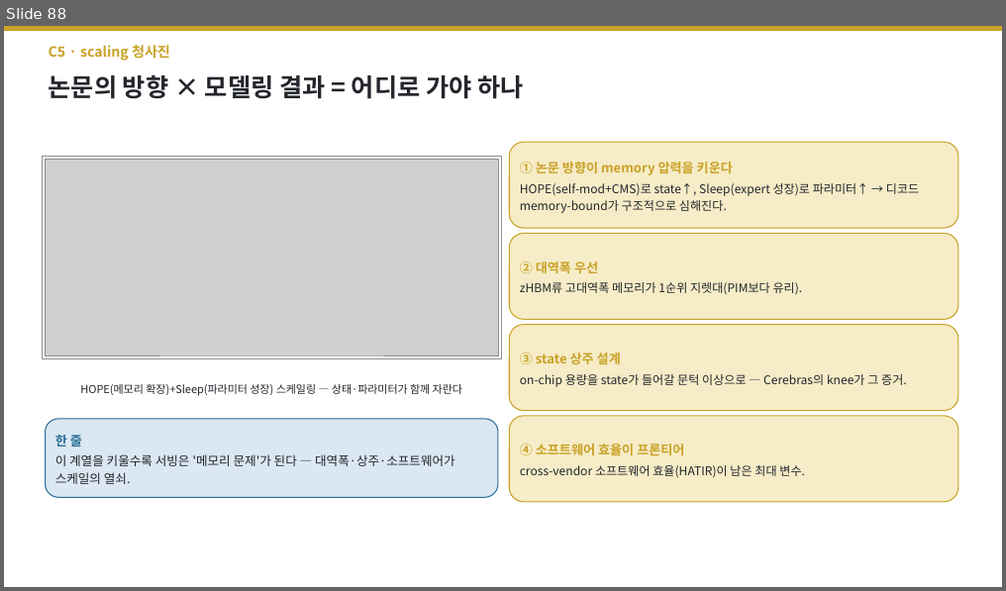
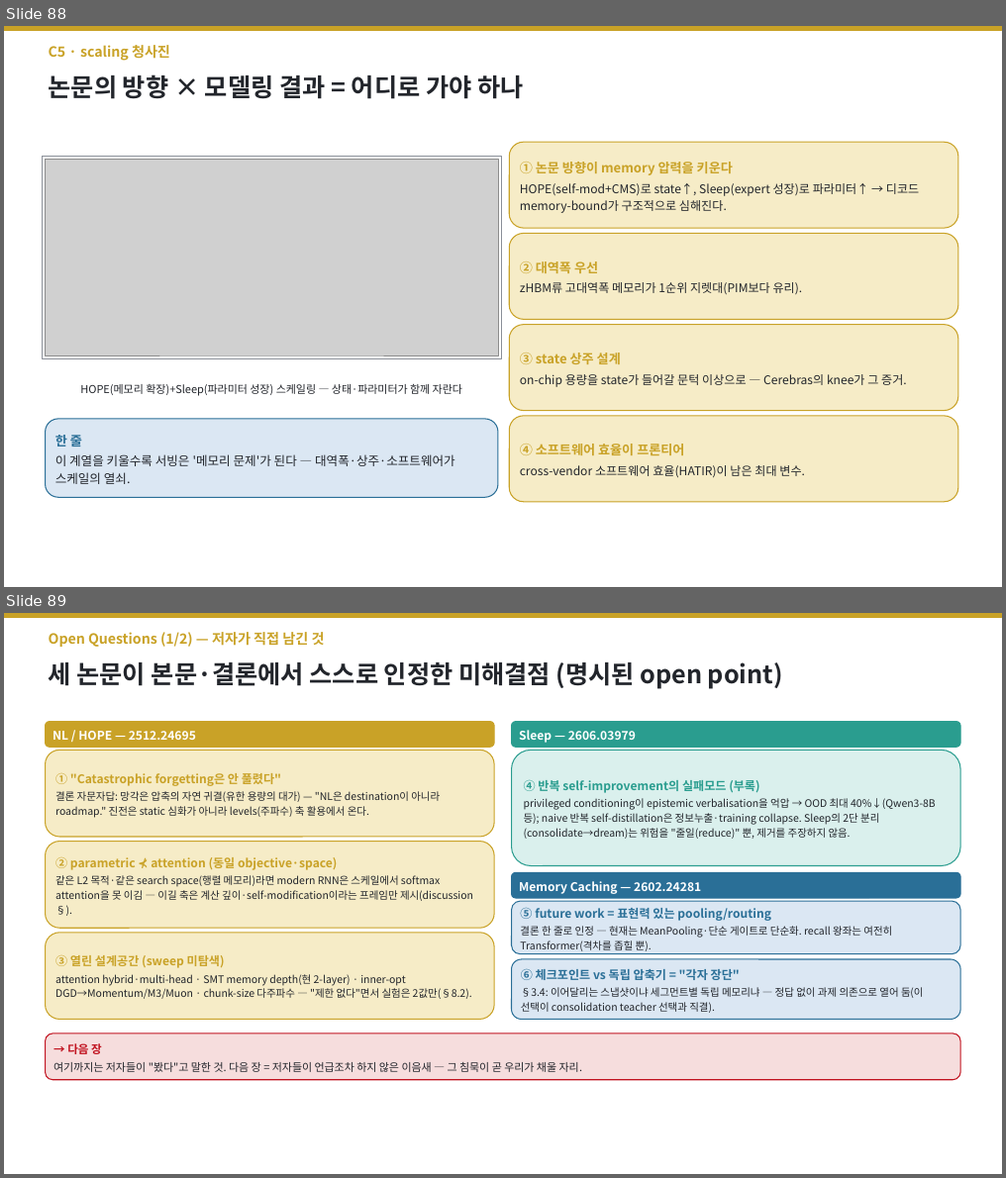
Before and after one commit to jimmylegendary/neural-memory-study, a slide deck: seminar/TTT-seminar.pptx. Shown one above the other, each under a label of ours: slide 88 before the commit, slides 88 and 89 after it. The pictures are 1006x591 and 1006x1178 pixels, drawn with LibreOffice and Linux fonts; fonts in the diff are those of the drawing; grey boxes stand for pictures. Boxes give left, top, right and bottom in pixels: in the first picture for what was removed or moved away, otherwise in the second. Text is boxed around its words. In the diff, an @@ line names an element or a change of style, - is before the commit and + after.

```diff
--- a/seminar/TTT-seminar.pptx
+++ b/seminar/TTT-seminar.pptx
@@ slide 89 added at [4, 613, 1002, 1174], background #FFFFFF @@
@@ rectangle added at [4, 613, 1002, 618], fill #C9A227, outline #C9A227 1 pt @@
@@ text added at [49, 632, 325, 647], 13.5 pt, text #C9A227, bold @@
+Open Questions (1/2) — 저자가 직접 남긴 것
@@ text added at [49, 663, 783, 689], 24 pt, text #22252B, bold @@
+세 논문이 본문·결론에서 스스로 인정한 미해결점 (명시된 open point)
@@ rounded rectangle added at [46, 722, 494, 747], fill #C9A227, outline #C9A227 1 pt, 11.5 pt, text #FFFFFF, bold @@
+NL / HOPE — 2512.24695
@@ rounded rectangle added at [512, 722, 960, 747], fill #2A9D8F, outline #2A9D8F 1 pt, 11.5 pt, text #FFFFFF, bold @@
+Sleep — 2606.03979
@@ rounded rectangle added at [46, 750, 494, 837], fill #F6ECC7, outline #C9A227 1 pt, 10 pt, text #22252B @@
+① "Catastrophic forgetting은 안 풀렸다"
+결론 자문자답: 망각은 압축의 자연 귀결(유한 용량의 대가) — "NL은 destination이 아니라 roadmap." 진전은 static 심화가 아니라 levels(주파수) 축 활용에서 온다.
@@ rounded rectangle added at [512, 750, 960, 866], fill #DAF0ED, outline #2A9D8F 1 pt, 10 pt, text #22252B @@
+④ 반복 self-improvement의 실패모드 (부록)
+privileged conditioning이 epistemic verbalisation을 억압 → OOD 최대 40%↓(Qwen3-8B 등); naive 반복 self-distillation은 정보누출·training collapse. Sleep의 2단 분리(consolidate→dream)는 위험을 "줄일(reduce)" 뿐, 제거를 주장하지 않음.
@@ rounded rectangle added at [46, 842, 494, 928], fill #F6ECC7, outline #C9A227 1 pt, 10 pt, text #22252B @@
+② parametric ⊀ attention (동일 objective·space)
+같은 L2 목적·같은 search space(행렬 메모리)라면 modern RNN은 스케일에서 softmax attention을 못 이김 — 이길 축은 계산 깊이·self-modification이라는 프레임만 제시(discussion §).
@@ rounded rectangle added at [512, 872, 960, 898], fill #2A6F97, outline #2A6F97 1 pt, 11.5 pt, text #FFFFFF, bold @@
+Memory Caching — 2602.24281
@@ rounded rectangle added at [512, 901, 960, 955], fill #DBE7F3, outline #2A6F97 1 pt, 10 pt, text #22252B @@
+⑤ future work = 표현력 있는 pooling/routing
+결론 한 줄로 인정 — 현재는 MeanPooling·단순 게이트로 단순화. recall 왕좌는 여전히 Transformer(격차를 좁힐 뿐).
@@ rounded rectangle added at [46, 933, 494, 1020], fill #F6ECC7, outline #C9A227 1 pt, 10 pt, text #22252B @@
+③ 열린 설계공간 (sweep 미탐색)
+attention hybrid·multi-head · SMT memory depth(현 2-layer) · inner-opt DGD→Momentum/M3/Muon · chunk-size 다주파수 — "제한 없다"면서 실험은 2값만(§8.2).
@@ rounded rectangle added at [512, 959, 960, 1020], fill #DBE7F3, outline #2A6F97 1 pt, 10 pt, text #22252B @@
+⑥ 체크포인트 vs 독립 압축기 = "각자 장단"
+§3.4: 이어달리는 스냅샷이냐 세그먼트별 독립 메모리냐 — 정답 없이 과제 의존으로 열어 둠(이 선택이 consolidation teacher 선택과 직결).
@@ rounded rectangle added at [46, 1034, 960, 1080], fill #F6DDDD, outline #C1121F 1 pt, 10.5 pt, text #22252B @@
+→ 다음 장
+여기까지는 저자들이 "봤다"고 말한 것. 다음 장 = 저자들이 언급조차 하지 않은 이음새 — 그 침묵이 곧 우리가 채울 자리.
```
Also in this commit, not shown: 1 other slide added, 1 slide removed, 6 other files.
